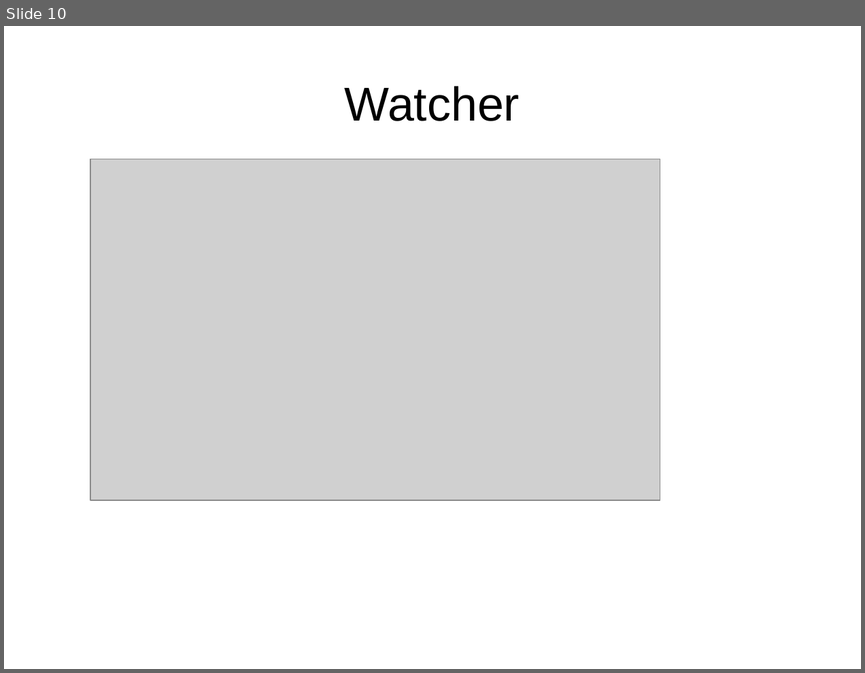
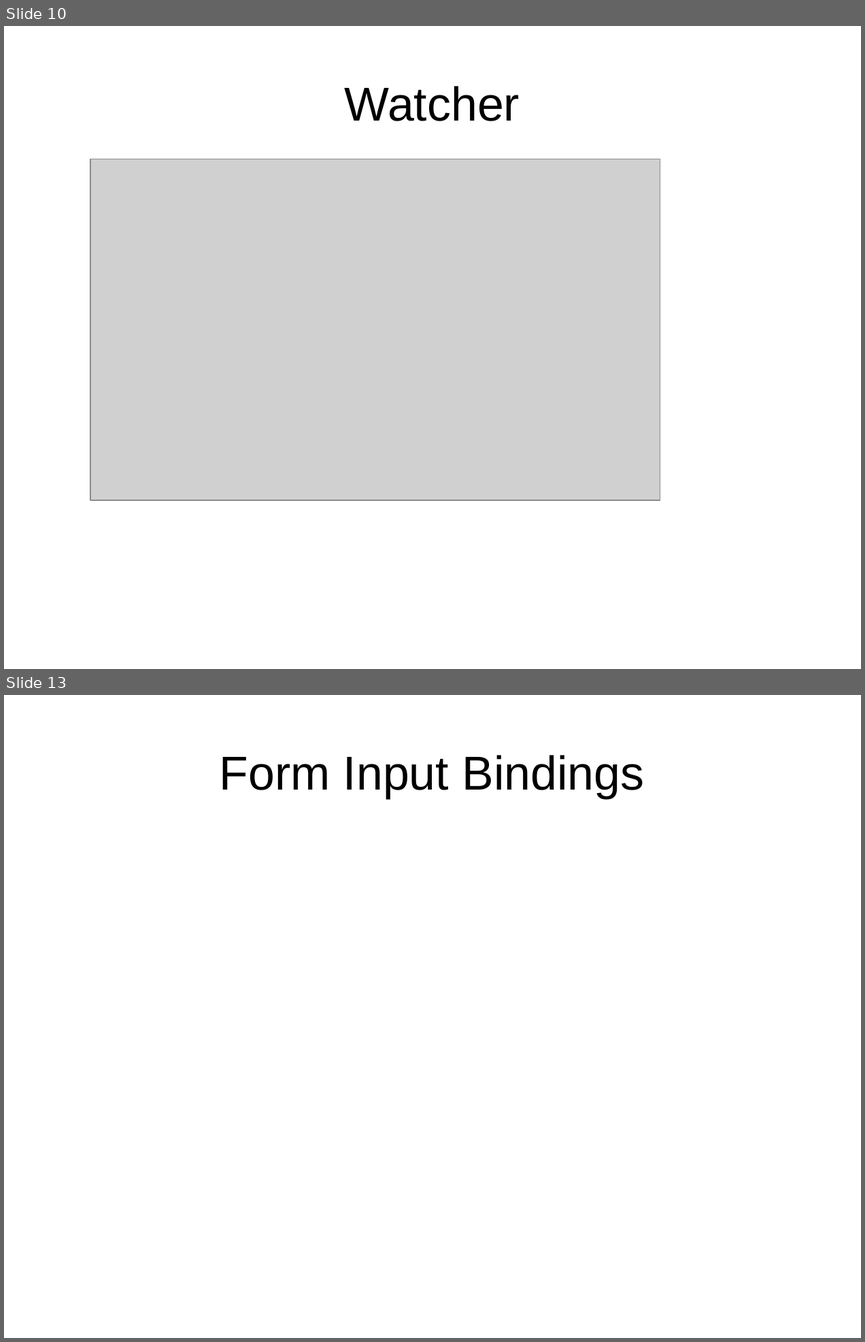
Before and after one commit to duet-ngyen/vue-learning, a slide deck: vuejs.ppt. Shown one above the other, each under a label of ours: slide 10 before the commit, slides 10 and 13 after it; the slides between them are not shown. The pictures are 865x673 and 865x1342 pixels, drawn with LibreOffice and Linux fonts; fonts in the diff are those of the drawing; grey boxes stand for pictures. Boxes give left, top, right and bottom in pixels: in the first picture for what was removed or moved away, otherwise in the second. Text is boxed around its words. In the diff, an @@ line names an element or a change of style, - is before the commit and + after.

```diff
--- a/vuejs.ppt
+++ b/vuejs.ppt
@@ slide 13 added at (x1=4, y1=695, x2=861, y2=1338), background #FFFFFF @@
@@ title added at (x1=220, y1=755, x2=644, y2=798), 44 pt, text #000000 @@
+Form Input Bindings
```
Also in this commit, not shown: 2 slides changed, 2 other slides added, 1 other file.
